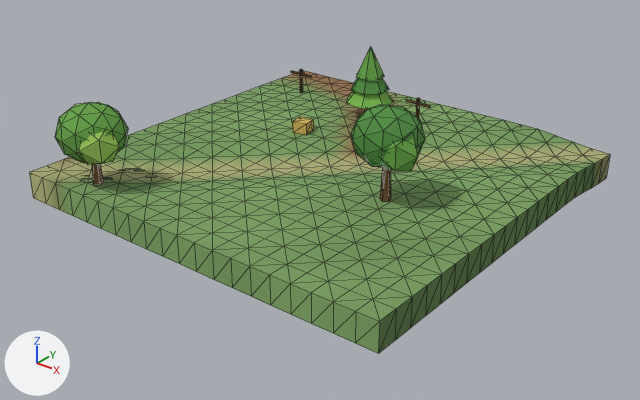
The glTF model client/public/models/chunks/1_0.glb, before and after one commit.
Rendered twice from a camera (50 mm lens) standing at (81.5, -61.7, 25.4) and looking at (45.8, -17.1, -2.2). Lighting does not change. The marker at lower left points along +X, +Y and +Z. The picture after the commit comes second. Mesh edges are drawn as thin lines. Vertices at exactly the same position are counted once.

Script lines for the objects in view, before the commit:
```python
me_scenery = bpy.data.meshes.new('scenery')
me_scenery.from_pydata(...)  # 307 vertices, 506 faces; spans x 30.7..54.7, y -30.3..-4.0, z -0.2..6.5
me_scenery.materials.append(mat_opaque_matte_vertex_colors)
# before: 136 (42.0, -6.2, 2.9), 138 (42.2, -6.1, 2.9), 140 (42.1, -5.8, 2.9), 142 (41.9, -5.8, 2.9), 144 (41.8, -6.1, 2.9)
# before: 146 (42.0, -6.0, 2.9)
# before: 175 (52.0, -18.2, 3.5), 177 (52.2, -18.1, 3.5), 179 (52.1, -17.8, 3.5), 181 (51.9, -17.8, 3.5), 183 (51.8, -18.1, 3.5)
# before: 185 (52.0, -18.0, 3.5)
# before: 241 (35.0, -28.2, 2.8), 243 (35.2, -28.1, 2.8), 245 (35.1, -27.8, 2.8), 247 (34.9, -27.8, 2.8), 249 (34.8, -28.1, 2.8)
# before: 251 (35.0, -28.0, 2.8)
me_terrain = bpy.data.meshes.new('terrain')
me_terrain.from_pydata(...)  # 521 vertices, 960 faces; spans x 30.0..60.0, y -30.0..0.0, z -2.6..0.0
me_terrain.materials.append(mat_opaque_matte_vertex_colors)
ob_scenery = bpy.data.objects.new('scenery', me_scenery)
ob_scenery.location = (0.0, 0.0, 0.0)
ob_terrain = bpy.data.objects.new('terrain', me_terrain)
ob_terrain.location = (0.0, 0.0, 0.0)
```
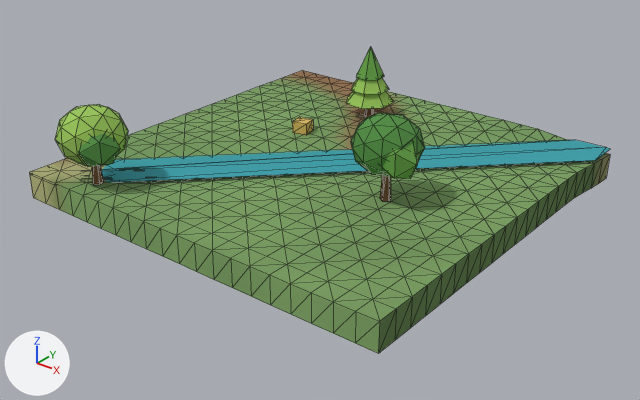
Changed parts and their boxes [x1, y1, x2, y2] in the pictures (640 x 400 px; the box of a moved part takes in the faces that stretch with it):
'scenery', reshaped (48% wider): before [55, 47, 430, 201]; after [55, 47, 610, 201]
part 1 of me_scenery, moved or reshaped: before [351, 105, 425, 168]; after [351, 113, 425, 176]
part 2 of me_scenery, moved or reshaped: before [382, 137, 421, 171]; after [383, 144, 421, 179]
part 3 of me_scenery, moved or reshaped: before [55, 102, 128, 163]; after [55, 104, 128, 166]
part 4 of me_scenery, moved or reshaped: before [78, 131, 120, 165]; after [78, 133, 120, 167]
part 5 of me_scenery, deleted: before [300, 69, 303, 93]
part 6 of me_scenery, deleted: before [291, 71, 311, 78]
part 7 of me_scenery, deleted: before [416, 98, 420, 119]
part 8 of me_scenery, deleted: before [406, 100, 430, 108]
part 9 of me_scenery, moved or reshaped (not visible before): after [365, 108, 373, 117]
part 10 of me_scenery, moved or reshaped: before [380, 168, 391, 201]; after [380, 176, 391, 201]
part 11 of me_scenery, built on (mostly hidden before): before [92, 164, 103, 185]; after [92, 140, 610, 185]
part 12 of me_scenery, recoloured: [97, 78, 394, 198] in both

The change, as a diff of the scene's bpy script:
```diff
--- a/client/public/models/chunks/1_0.glb.py
+++ b/client/public/models/chunks/1_0.glb.py
@@ me_scenery @@
 # used by ob_scenery; location = (0.0, 0.0, 0.0)
 # verts and faces of me_scenery; kept vertices keep their numbers, new ones are numbered from 307
-me_scenery.from_pydata(...)  # 307 vertices, 506 faces; spans x 30.7..54.7, y -30.3..-4.0, z -0.2..6.5
+me_scenery.from_pydata(...)  # 283 vertices, 464 faces; spans x 30.0..60.0, y -30.3..0.0, z -0.2..6.0
+# me_scenery part 1: the loose piece of 42 vertices spanning x 49.7..54.3, y -20.1..-15.9, z 2.3..6.5 is moved by (0.0, 0.0, -0.6)
+# me_scenery part 2: the loose piece of 12 vertices spanning x 51.7..54.7, y -19.8..-17.2, z 2.6..5.2 is moved by (0.0, 0.0, -0.5)
+# me_scenery part 3: the loose piece of 42 vertices spanning x 32.9..37.1, y -30.3..-25.7, z 1.5..5.7 is moved by (0.0, 0.0, -0.2)
+# me_scenery part 4: the loose piece of 12 vertices spanning x 34.8..37.6, y -30.0..-27.0, z 1.9..4.5 is moved by (0.0, 0.0, -0.1)
+# me_scenery part 5: the loose piece of 8 vertices spanning x 33.9..34.1, y -5.1..-4.9, z 0.0..2.1 is deleted
+# me_scenery part 6: the loose piece of 8 vertices spanning x 32.9..35.1, y -5.1..-4.9, z 1.6..1.8 is deleted
+# me_scenery part 7: the loose piece of 8 vertices spanning x 45.9..46.1, y -5.1..-4.9, z 0.0..2.1 is deleted
+# me_scenery part 8: the loose piece of 8 vertices spanning x 44.9..47.1, y -5.1..-4.9, z 1.6..1.8 is deleted
+# me_scenery part 9
+for i in [136, 138, 140, 142, 144, 146]: verts[i] += (0.0, 0.0, 0.2)
+# me_scenery part 10
+for i in [175, 177, 179, 181, 183, 185]: verts[i] += (0.0, 0.0, -0.4)
+# me_scenery part 11
+for i in [241, 243, 245, 247, 249, 251]: verts[i] += (0.0, 0.0, -0.1)
+verts[307] = (59.6, 0.0, -0.2)  # pixel (606, 147)
+verts[308] = (30.0, -30.0, -0.2)  # pixel (29, 174)
+verts[309] = (32.8, -30.0, -0.2)  # pixel (54, 184)
+verts[310] = (60.0, -2.8, -0.2)  # pixel (595, 160)
+verts[311] = (60.0, 0.0, -0.2)  # pixel (610, 148)
+verts[312] = (57.2, 0.0, -0.2)  # pixel (575, 139)
+verts[313] = (30.0, -27.2, -0.2)
+verts[314] = (30.0, -30.0, -0.2)  # pixel (29, 174)
+faces += [(307, 308, 309), (307, 309, 310), (307, 310, 311), (312, 313, 314), (308, 312, 314), (307, 312, 308)]
+# me_scenery part 12: 67 kept faces spanning x 34.6..52.4, y -28.2..-4.0, z -0.1..5.8 get new vertex colours
 me_scenery.materials.append(mat_opaque_matte_vertex_colors)
```
